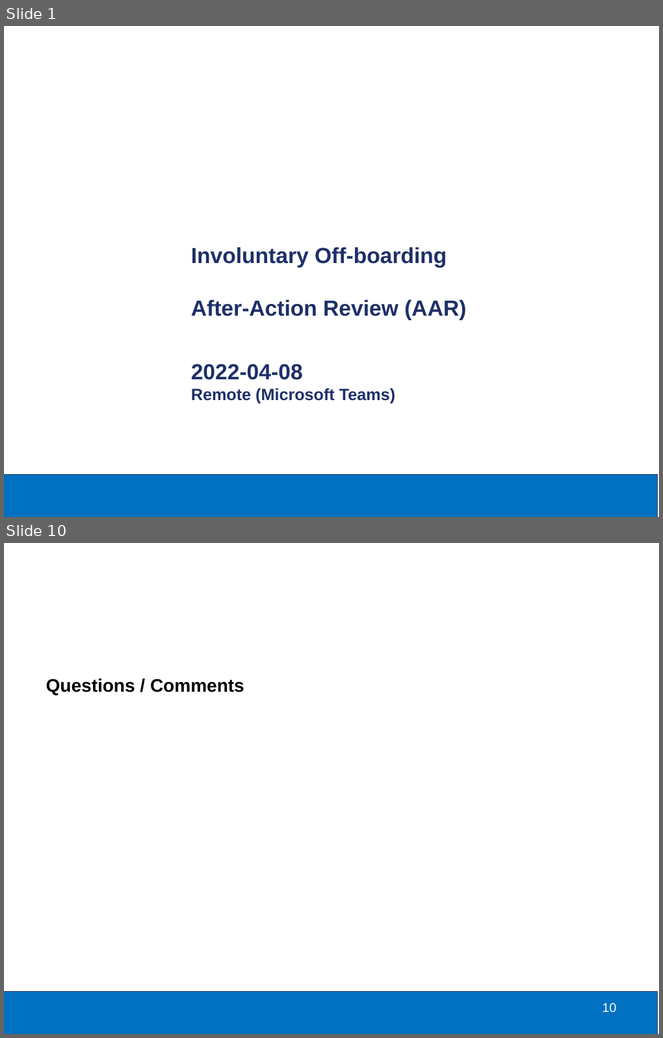
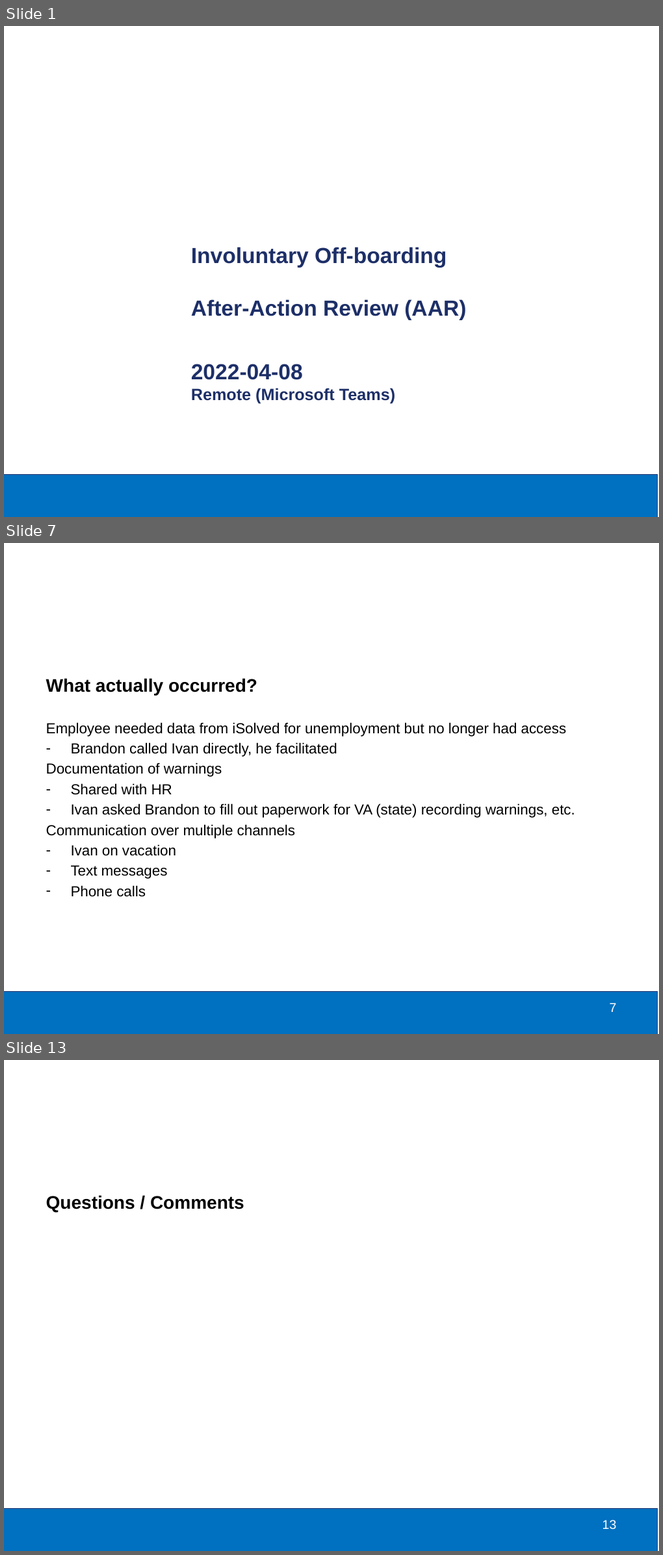
Before and after one commit to burch-cm/training, a slide deck: classes/AAR/complete/GLT Involuntary Off-boarding AAR 2022-04-06.pptx. Shown one above the other, each under a label of ours: slides 1 and 10 before the commit, slides 1, 7 and 13 after it; the slides between them are not shown. The pictures are 663x1038 and 663x1555 pixels, drawn with LibreOffice and Linux fonts; fonts in the diff are those of the drawing; background and template pictures are left out. Boxes give left, top, right and bottom in pixels: in the first picture for what was removed or moved away, otherwise in the second. Text is boxed around its words. In the diff, an @@ line names an element or a change of style, - is before the commit and + after.

```diff
--- a/classes/AAR/complete/GLT Involuntary Off-boarding AAR 2022-04-06.pptx
+++ b/classes/AAR/complete/GLT Involuntary Off-boarding AAR 2022-04-06.pptx
@@ slide 7 added at bbox=[4, 543, 659, 1034], background #FFFFFF; not listed: 2 template elements that a slide beside it also shows @@
@@ text added at bbox=[46, 678, 575, 897], 16 pt, text #000000 @@
+What actually occurred?
+Employee needed data from iSolved for unemployment but no longer had access
+– Brandon called Ivan directly, he facilitated
+Documentation of warnings
+– Shared with HR
+– Ivan asked Brandon to fill out paperwork for VA (state) recording warnings, etc.
+Communication over multiple channels
+– Ivan on vacation
+– Text messages
+– Phone calls
@@ what was slide 10 is now slide 13 @@
@@ page number at bbox=[603, 1520, 617, 1530]: text changed @@
-10
+13
```
Also in this commit, not shown: 8 slides changed, 2 other slides added.
